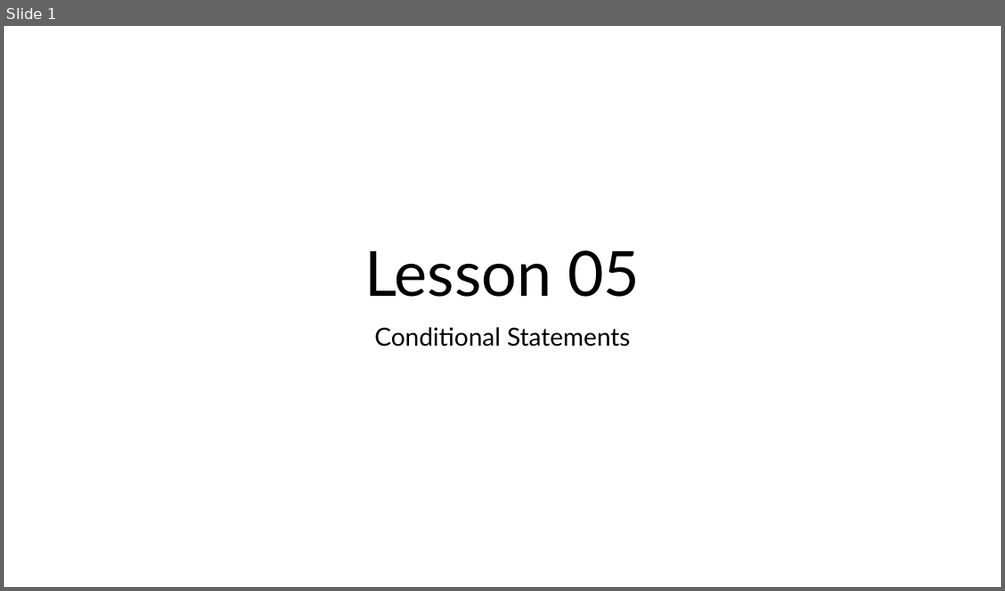
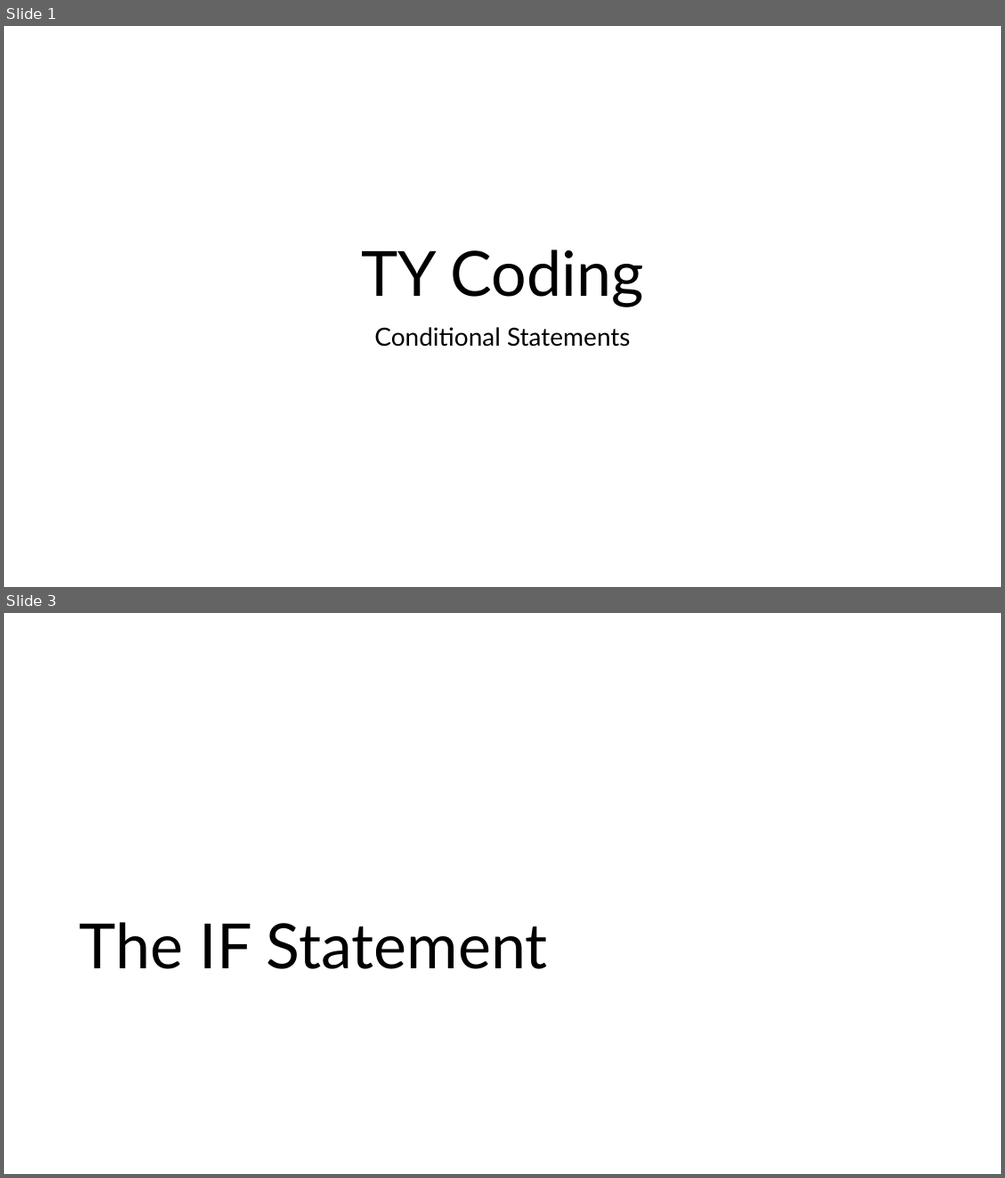
Before and after one commit to JFinnTeacher/TY-Introduction-to-Coding-with-Python, a slide deck: Lesson 05 - Conditional Statements/Teaching Resources/Lesson 05 - Conditional Statements.pptx. Shown one above the other, each under a label of ours: slide 1 before the commit, slides 1 and 3 after it; the slides between them are not shown. The pictures are 1005x591 and 1005x1178 pixels, drawn with LibreOffice and Linux fonts; fonts in the diff are those of the drawing; background and template pictures are left out. Boxes give left, top, right and bottom in pixels: in the first picture for what was removed or moved away, otherwise in the second. Text is boxed around its words. In the diff, an @@ line names an element or a change of style, - is before the commit and + after.

```diff
--- a/Lesson 05 - Conditional Statements/Teaching Resources/Lesson 05 - Conditional Statements.pptx
+++ b/Lesson 05 - Conditional Statements/Teaching Resources/Lesson 05 - Conditional Statements.pptx
@@ slide 3 added at [4,613,1001,1174], background #FFFFFF @@
@@ title added at [80,922,548,969], 60 pt, text #000000 @@
+The IF Statement
@@ slide 1 changed as well @@
@@ title at [361,249,643,307]: text changed @@
-Lesson 05
+TY Coding
```
Also in this commit, not shown: 12 other slides added, 9 other files.
